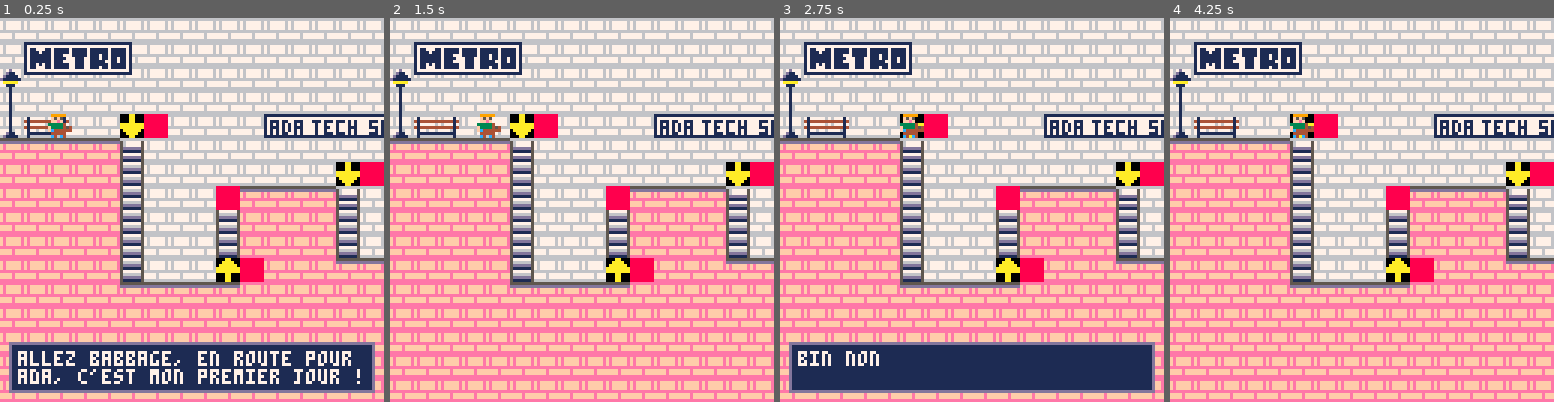
Above: before the commit, frames 1-4 (left to right).
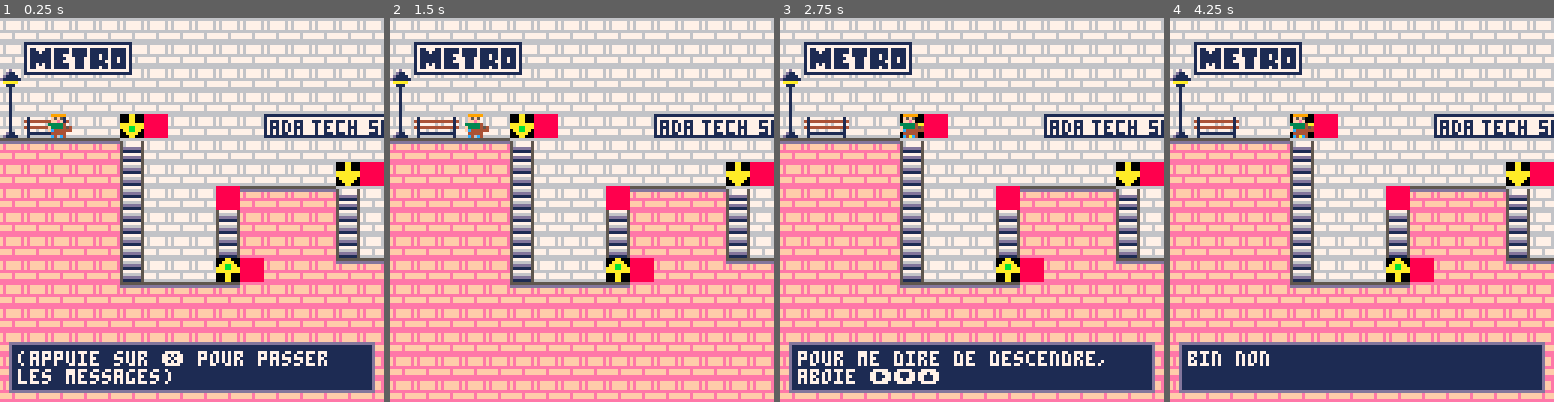
Above: after the commit, the same moments.

Repository: EdithMenechi/Projet-ADA-1-Jeu-Pico-8-Woof-
Game: PICO-8 cartridge pelican final beta.p8
Same seed, same stepped clock (60 frames per second), same inputs: the game is played once before the commit and once after it.
Inputs:
- Up to frame 1 (0.25 s): no input
- Up to frame 2 (1.5 s): tap X (X key) at 0.33, 1.07 s
- Up to frame 3 (2.75 s): hold Right 1.6-2.1 s; tap X (X key) at 1.85 s; hold Up 2.15-2.42 s; hold Right from 2.47 s (still down)
- Up to frame 4 (4.25 s): tap X (X key) at 2.97, 4.08 s; release Right at 3.03 s; hold Left 3.08-3.58 s; hold Down 3.63-3.97 s; hold Right from 4.02 s (still down)

The runs differ from the first frame. In frame 1, 2.4% of the frame differs, in the area x 4-94%, y 28-96%; in frame 2, 0.5%; in frame 3, 2.0%; in frame 4, 13%, in the area x 2-98%, y 64-98%.

Commit message:
didacticiels ok

Diff:
--- a/Tuto_2.p8
+++ b/Tuto_2.p8
@@ -21,10 +21,10 @@
 
 	--down()
 	--up()
-	drapeau()
+	--drapeau()
 	update_msg()
-
-
+	flag_down()
+	flag_up()
 end
 
 function _draw()
@@ -32,8 +32,8 @@
 	draw_map()
 	draw_player()
 	draw_msg()
-	draw_var()
-	draw_var2()
+	--draw_var()
+	--draw_var2()
 end
 
 -->8
@@ -86,6 +86,18 @@
 
 -->8
  --fonctions monter/descendre
+
+function flag_down()
+ if check_flag(1,newx,newy)
+ then draw_var()
+ end
+end
+
+function flag_up()
+ if check_flag(2,newx,newy)
+ then draw_var2()
+ end
+end
 
 a="a"
 b="b"
@@ -209,14 +221,14 @@
 
 
 __gfx__
-00000000099999009999900055555555eeeeeeee6666666657777775666666668888888800000000000000000000000000000000000000000000000000000000
-000000000f5f5000f5f50000ddddddddfefffffe7677777656666665567777758888888800000000000000000000000000000000000000000000000000000000
-007007000ffef000ffef0000fefffffefefffffe767777765dddddd5567777758888888800000000000000000000000000000000000000000000000000000000
-000770003333340033330400fefffffefefffffe76777776511111155dddddd58888888800000000000000000000000000000000000000000000000000000000
-00077000f3333454f3345400eeeeeeeeeeeeeeee6666666657777775511111158888888800000000000000000000000000000000000000000000000000000000
-00700700fc444444fcc44440ffffefffffffefff7777677756666665577777758888888800000000000000000000000000000000000000000000000000000000
-0000000004444400c00c0444ffffefffffffefff777767775dddddd55dddddd58888888800000000000000000000000000000000000000000000000000000000
-000000000c40c400c00c4444eeeeeeeeeeeeeeee6666666651111115511111158888888800000000000000000000000000000000000000000000000000000000
+00000000099999009999900055555555eeeeeeee66666666577777756666666688888888000a0000000aaa000000000000000000000000000000000000000000
+000000000f5f5000f5f50000ddddddddfefffffe76777776566666655677777588888888000a000000aaaa000000000000000000000000000000000000000000
+007007000ffef000ffef0000fefffffefefffffe767777765dddddd55677777588888888000a00000aa0aaa00000000000000000000000000000000000000000
+000770003333340033330400fefffffefefffffe76777776511111155dddddd5888888880a0a0a000a00a0aa0000000000000000000000000000000000000000
+00077000f3333454f3345400eeeeeeeeeeeeeeee666666665777777551111115888888880aaaaa000000a0000000000000000000000000000000000000000000
+00700700fc444444fcc44440ffffefffffffefff777767775666666557777775888888880aaaaa000000a0000000000000000000000000000000000000000000
+0000000004444400c00c0444ffffefffffffefff777767775dddddd55dddddd58888888800aaa000000a00000000000000000000000000000000000000000000
+000000000c40c400c00c4444eeeeeeeeeeeeeeee66666666511111155111111588888888000a0000000a00000000000000000000000000000000000000000000
 00000000000000000000000000000000000000006666666600000000000000000000000000000000000000000000000000000000000000000000000000000000
 00000000000000000000000000000000000000007677777600000000000000000000000000000000000000000000000000000000000000000000000000000000
 00000000000000000000000000000000000000007677777600000000000000000000000000000000000000000000000000000000000000000000000000000000
@@ -338,21 +350,21 @@
 20202020202020202020202020202020202020202020202020202020202020202020202020202020202020202020202020202020202020202020202020202020
 20202020202020202020202020202020202020202020202020202020202020202020202020202020202020202020202020202020202020202020202020202020
 __gff__
-0000000100000005000000000000000000000000000100000000000000000000000000000000000000000000000000000000000000000000000000000000000000000000000000000000000000000000000000000000000000000000000000000000000000000000000000000000000000000000000000000000000000000000
+0000000100000005000204000000000000000000000100000000000000000000000000000000000000000000000000000000000000000000000000000000000000000000000000000000000000000000000000000000000000000000000000000000000000000000000000000000000000000000000000000000000000000000
 0000000000000000000000000000000000000000000000000000000000000000000000000000000000000000000000000000000000000000000000000000000000000000000000000000000000000000000000000000000000000000000000000000000000000000000000000000000000000000000000000000000000000000
 __map__
 0505050505050505050505050505050515151515151515151515151515151515151515151515151515151515151502020202020202020202020202020202020202020202020202020202020202020202020202020202020202020202020202020202020202020202020202020202020202020202020202020202020202020202
 0505050505030505050505050505050515151515151515151515151515151515151515151515151515151515151502020202020202020202020202020202020202020202020202020202020202020202020202020202020202020202020202020202020202020202020202020202020202020202020202020202020202020202
 0505050505050505050505050505050515151515151515151515151515151515151515151515151515151515151502020202020202020202020202020202020202020202020202020202020202020202020202020202020202020202020202020202020202020202020202020202020202020202020202020202020202020202
 0505050505050505050505050505050515151515151515151515151515151515151515151515151515151515151502020202020202020202020202020202020202020202020202020202020202020202020202020202020202020202020202020202020202020202020202020202020202020202020202020202020202020202
-0505050505050305050305050505050515151515151515151515151515151515151515151515151515151515151502020202020202020202020202020202020202020202020202020202020202020202020202020202020202020202020202020202020202020202020202020202020202020202020202020202020202020202
+0505050505090305050305050505050515151515151515151515151515151515151515151515151515151515151502020202020202020202020202020202020202020202020202020202020202020202020202020202020202020202020202020202020202020202020202020202020202020202020202020202020202020202
 0303030303070505050505050505050505050505050505050505050505050515151515151515151515151515151502020202020202020202020202020202020202020202020202020202020202020202020202020202020202020202020202020202020202020202020202020202020202020202030202020202020202020202
 0505050505060505050505050505050505050505050505050505050505050515151515151515151515151515151502020202020202020202020202020202020202020202020202020202020202020202020202020202020202020202020202020202020202020202020202020202020202020203020202020202020202020202
-0505050505060505050503050505050505050505050505050505050505050515151515151515151515151515151502020202020202020202020202020202020202020202020202020202020202020202020202020202020202020202020202020202020202020202020202020202020202020203020202020202020202020202
+0505050505060505050a03050505050505050505050505050505050505050515151515151515151515151515151502020202020202020202020202020202020202020202020202020202020202020202020202020202020202020202020202020202020202020202020202020202020202020203020202020202020202020202
 0505050505030303030303050505050505050505050505050505050505050505050505050505050505050505050502020202020202020202020202020202020202020202020202020202020202020202020202020202020202020202020202020202020202020302020202020202020202020203020202020202020202020202
 0505050505050505050505050505050505050505050505050505050505050505050505050505050505050505050502020202020202020202020302020202020202020202020202020202020202020202020202020202020203020202020202020202020202020202020202020202020202020302020202020202020202020202
 0505050505050505050505050505050515050505050505050505050505050505050505050505050505050505050502020202020202020202020202020202020202020202020202030202020202020202020202020202020202020202020202020202020202020202020202020202020202020302020202020202020202020202
-0505050505050505050505050505050505050505050505050505050505050505050505050505050505050505050502020202020202020202020202020202020202020202020202020202020202020202020202020202020202020202020202020202020202020202020202020202020202020302020202020202020202020202
+0505050505050505050305050505050505050505050505050505050505050505050505050505050505050505050502020202020202020202020202020202020202020202020202020202020202020202020202020202020202020202020202020202020202020202020202020202020202020302020202020202020202020202
 0505050505050505050505050505050505050505050505050505050505050505050505050505050505050505050502020202020202020202020202020202020202020202020202020202020202020202020202020202020202020202020202020202020202020202020202020202020202020202020202020202020202020202
 0505050505050505050505050505050505050505050505050505050505050505050505050505050505050505050502020202020202020202020202020202020202020202020202020202020202020202020202020202020202020202020202020202020202020202020202020202020202020302020202020202020202020202
 0505050505050505050505050505050502020202020202020202020202020505050505050505050505050505050502020202020202020202020202020202020202020202020202020202020202020202020202020202020202020202020202020302020202020202020202020202020202020302020202020202020202020202
--- a/pelican final beta.p8
+++ b/pelican final beta.p8
@@ -6,7 +6,7 @@
 function _init()
  create_player()
 	init_msg()
-	create_msg("0","allez babbage, en route pour \nada, c'est mon premier jour !")
+	create_msg("0","(appuie sur ❎ pour passer \nles messages)","allez babbage, en route pour \nada, c'est mon premier jour !")
 end
 
 
@@ -22,8 +22,16 @@
 
 	update_msg()
 	update_camera()
+
+	if not messages[1] then
+		player_movement()
+	end
+
 	flag_down()
 	flag_up()
+
+	didacticiel_descendre()
+	didacticiel_monter()
 end
 
 
@@ -95,11 +103,16 @@
 function draw_msg()
 	if messages[1] then
 		local y=100
-		rectfill(3,y+8,124,y+24,1)
-		rect(3,y+8,124,y+24,13)
-		print(messages[1],6,y+11,7)
-	end
-end
+		local x=mid(0,p.x-7.5,31-15)
+		      x=x*8
+
+		rectfill(x+3,y+8,x+124,y+24,1)
+		rect(x+3,y+8,x+124,y+24,13)
+		print(messages[1],x+6,y+11,7)
+	end
+end
+
+
 -->8
 --fonctions pour jouer
 
@@ -108,13 +121,15 @@
 
 function flag_down()
  if check_flag(1,newx,newy)
- then draw_var()
+ and not messages[1]
+ then descendre()
  end
 end
 
 function flag_up()
  if check_flag(2,newx,newy)
- then draw_var2()
+ and not messages[1]
+ then monter()
  end
 end
 
@@ -133,10 +148,6 @@
 
 -- pour descendre
 
-a="a"
-b="b"
-c="c"
-d="d"
 air=""
 
 function var()
@@ -146,7 +157,7 @@
  if (btnp(➡️)) then air=air.."d" end
 end
 
-function draw_var()
+function descendre()
  print(air,10,2,1)
  if (air == "dcb")
  then
@@ -164,6 +175,7 @@
 		p.x=newx
 		p.y=newy
 		air=""
+		air2=""
 end
 
 
@@ -178,7 +190,7 @@
  if (btnp(➡️)) then air2=air2.."d" end
 end
 
-function draw_var2()
+function monter()
  print(air2,10,2,1)
  if (air2 == "abc")
  then
@@ -195,9 +208,33 @@
 	until check_flag(0,newx,newy+1)
 		p.x=newx
 		p.y=newy
+		air=""
 		air2=""
 end
 
+
+
+-->8
+--didacticiels
+
+
+function didacticiel_descendre()
+ if check_flag(3,newx,newy)
+ and not deja_vu
+ then create_msg("0","pour me dire de descendre, \naboie ➡️⬇️⬆️")
+
+ deja_vu=true
+ end
+end
+
+
+function didacticiel_monter()
+ if check_flag(4,newx,newy)
+ and not deja_vu2
+ then create_msg("0","pour me dire de monter, \naboie ⬅️⬆️⬇️")
+ deja_vu2=true
+ end
+end
 
 
 __gfx__
@@ -209,14 +246,14 @@
 00700700fc444444fcc44440ffffefffffffefff777767775666666557777775888888880aaaaaa0000aa0000000000000000000000000000000000000000000
 0000000004444400c00c0444ffffefffffffefff777767775dddddd55dddddd58888888800aaaa00000aa0000000000000000000000000000000000000000000
 000000000c40c400c00c4444eeeeeeeeeeeeeeee66666666511111155111111588888888000aa000000aa0000000000000000000000000000000000000000000
-00000000000000000000000000000000000000006666666600000000000000000000000000000000000000000000000066666666166666660000000000000000
-000000000000000000000000000000000000000076777776000000000000000000000000000000000000000000000000767d7776167d77760000000000000000
-00000000000000000000000000000000000000007677777600000000000000000000000000000000000000000000000076d1177616d117760000000000000000
-0000000000000000000000000000000000000000767777760000000000000000000000000000000000000000000000007d1111761d1111760000000000000000
-000000000000000000000000000000000000000066666666000000000000000000000000000000000000000000000000d1111116d11111160000000000000000
-0000000000000000000000000000000000000000777767770000000000000000000000000000000000000000000000007aaaaa771aaaaa770000000000000000
-00000000000000000000000000000000000000007777677700000000000000000000000000000000000000000000000077111777171117770000000000000000
-00000000000000000000000000000000000000006666666600000000000000000000000000000000000000000000000066616666166166660000000000000000
+000000000000000000000000000000000000000066666666000000000000000000000000000aa000000aa0000000000066666666166666660000000000000000
+000000000000000000000000000000000000000076777776000000000000000000000000000aa00000aaaa0000000000767d7776167d77760000000000000000
+000000000000000000000000000000000000000076777776000000000000000000000000000aa0000aabbaa00000000076d1177616d117760000000000000000
+000000000000000000000000000000000000000076777776000000000000000000000000aaaaaaaaaaabbaaa000000007d1111761d1111760000000000000000
+000000000000000000000000000000000000000066666666000000000000000000000000aaabbaaaaaaaaaaa00000000d1111116d11111160000000000000000
+0000000000000000000000000000000000000000777767770000000000000000000000000aabbaa0000aa000000000007aaaaa771aaaaa770000000000000000
+00000000000000000000000000000000000000007777677700000000000000000000000000aaaa00000aa0000000000077111777171117770000000000000000
+000000000000000000000000000000000000000066666666000000000000000000000000000aa000000aa0000000000066616666166166660000000000000000
 11111111111111111111111111111111111166660000000011111111111111111111111116666666666666666666666666616666166166660000000000000000
 17777777777777777777777777777777777177770000000017777777777777777777777717677776717777767677717676717776167177760000000000000000
 17117771171111171111171111117111117177770000000017111117117117111711111717677776414444444444414676717776167177760000000000000000
@@ -242,20 +279,20 @@
 17171711771717777177111711171717777111711171717717771771117717710000000000000000000000000000000000000000000000000000000000000000
 11111111111111111111111111111111111111111111111111111111111111110000000000000000000000000000000000000000000000000000000000000000
 __gff__
-0000000100000000010204000000000000000000000100000000000000000000000000000000000000000000000000000000000000000000000000000001000000000000000000000000000000000000000000000000000000000000000000000000000000000000000000000000000000000000000000000000000000000000
+000000010000000001020400000000000000000000010000000a140000000000000000000000000000000000000000000000000000000000000000000001000000000000000000000000000000000000000000000000000000000000000000000000000000000000000000000000000000000000000000000000000000000000
 0000000000000000000000000000000000000000000000000000000000000000000000000000000000000000000000000000000000000000000000000000000000000000000000000000000000000000000000000000000000000000000000000000000000000000000000000000000000000000000000000000000000000000
 __map__
 0505050505050505050505050505050505050505050505050505050505050505080000000000000000000000000000000000000000000000000000000000000000000000000000000000000000000000000000000000000000000000000000000000000000000000000000000000000000000000000000000000000000000000
 052021222324050505050505050505050505050505050505050505052627281d080000000000000000000000000000000000000000000000000000000000000000000000000000000000000000000000000000000000000000000000000000000000000000000000000000000000000000000000000000000000000000000000
 1c3031323334050505050505050505050505050505050505050505053637382d080000000000000000000000000000000000000000000000000000000000000000000000000000000000000000000000000000000000000000000000000000000000000000000000000000000000000000000000000000000000000000000000
 2c0505050505050505050505050505050505050505050505050505050505053d080000000000000000000000000000000000000000000000000000000000000000000000000000000000000000000000000000000000000000000000000000000000000000000000000000000000000000000000000000000000000000000000
-3c2a2b0505090805050505404142434445464705050505050505050803030303080000000000000000000000000000000000000000000000000000000000000000000000000000000000000000000000000000000000000000000000000000000000000000000000000000000000000000000000000000000000000000000000
+3c2a2b0505190805050505404142434445464705050505050505050803030303080000000000000000000000000000000000000000000000000000000000000000000000000000000000000000000000000000000000000000000000000000000000000000000000000000000000000000000000000000000000000000000000
 0303030303070505050505050505050505050505050505050505050604040404080000000000000000000000000000000000000000000000000000000000000000000000000000000000000000000000000000000000000000000000000000000000000000000000000000000000000000000000000000000000000000000000
 0404040404060505050505050505090805050505050505051c05050604040404080000000000000000000000000000000000000000000000000000000000000000000000000000000000000000000000000000000000000000000000000000000000000000000000000000000000000000000000000000000000000000000000
 04040404040605050508030303030705051c0505050505052c05050604040404080000000000000000000000000000000000000000000000000000000000000000000000000000000000000000000000000000000000000000000000000000000000000000000000000000000000000000000000000000000000000000000000
 04040404040605050506040404040605052c0505050505053c05050a08040404080000000000000000000000000000000000000000000000000000000000000000000000000000000000000000000000000000000000000000000000000000000000000000000000000000000000000000000000000000000000000000000000
 04040404040605050506040404040605053c0908050508030303030304040404080000000000000000000000000000000000000000000000000000000000000000000000000000000000000000000000000000000000000000000000000000000000000000000000000000000000000000000000000000000000000000000000
-0404040404060505050a08040404030303030705050506040404040404040404080000000000000000000000000000000000000000000000000000000000000000000000000000000000000000000000000000000000000000000000000000000000000000000000000000000000000000000000000000000000000000000000
+0404040404060505051a08040404030303030705050506040404040404040404080000000000000000000000000000000000000000000000000000000000000000000000000000000000000000000000000000000000000000000000000000000000000000000000000000000000000000000000000000000000000000000000
 040404040403030303030404040404040404060505050a080404040404040404080000000000000000000000000000000000000000000000000000000000000000000000000000000000000000000000000000000000000000000000000000000000000000000000000000000000000000000000000000000000000000000000
 0404040404040404040404040404040404040303030303040404040404040404080000000000000000000000000000000000000000000000000000000000000000000000000000000000000000000000000000000000000000000000000000000000000000000000000000000000000000000000000000000000000000000000
 0404040404040404040404040404040404040404040404040404040404040404080000000000000000000000000000000000000000000000000000000000000000000000000000000000000000000000000000000000000000000000000000000000000000000000000000000000000000000000000000000000000000000000
